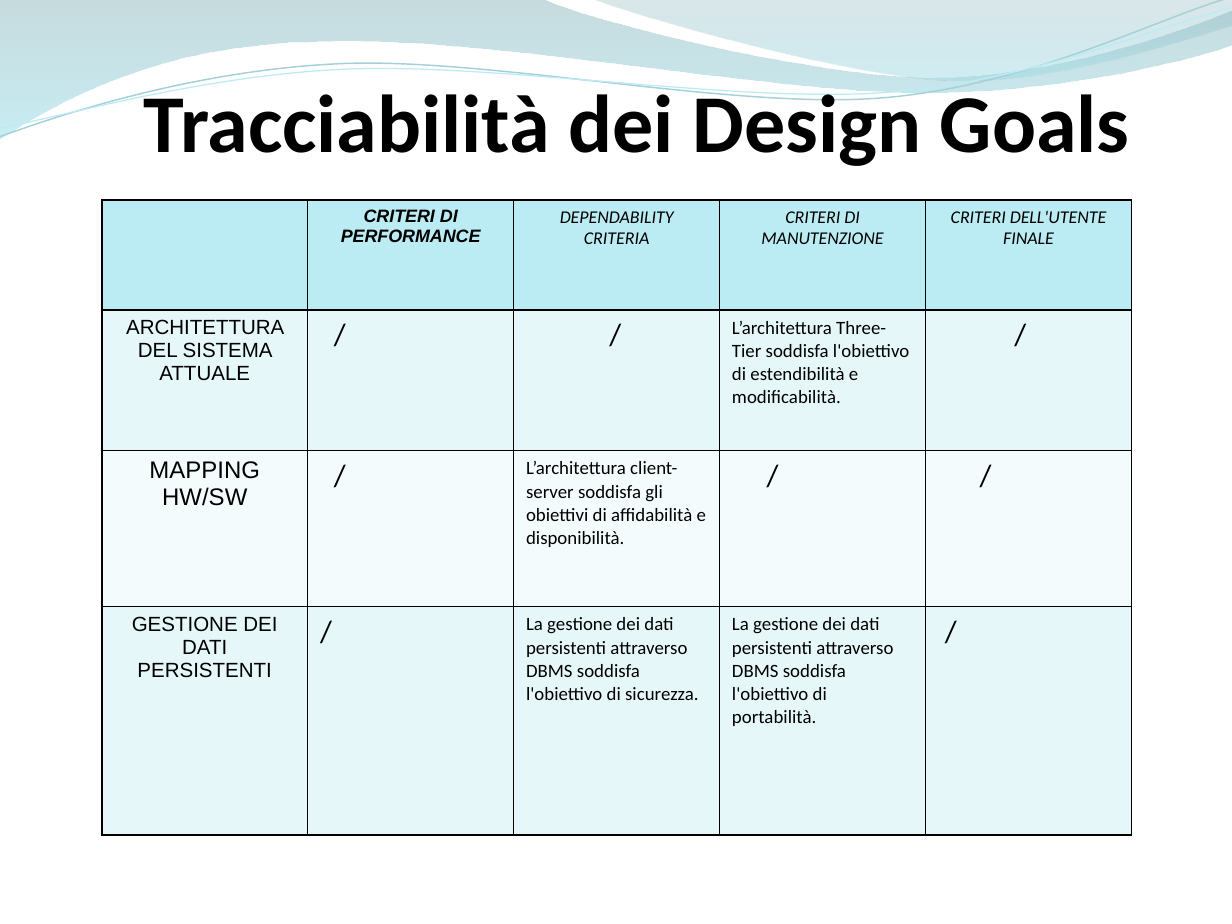
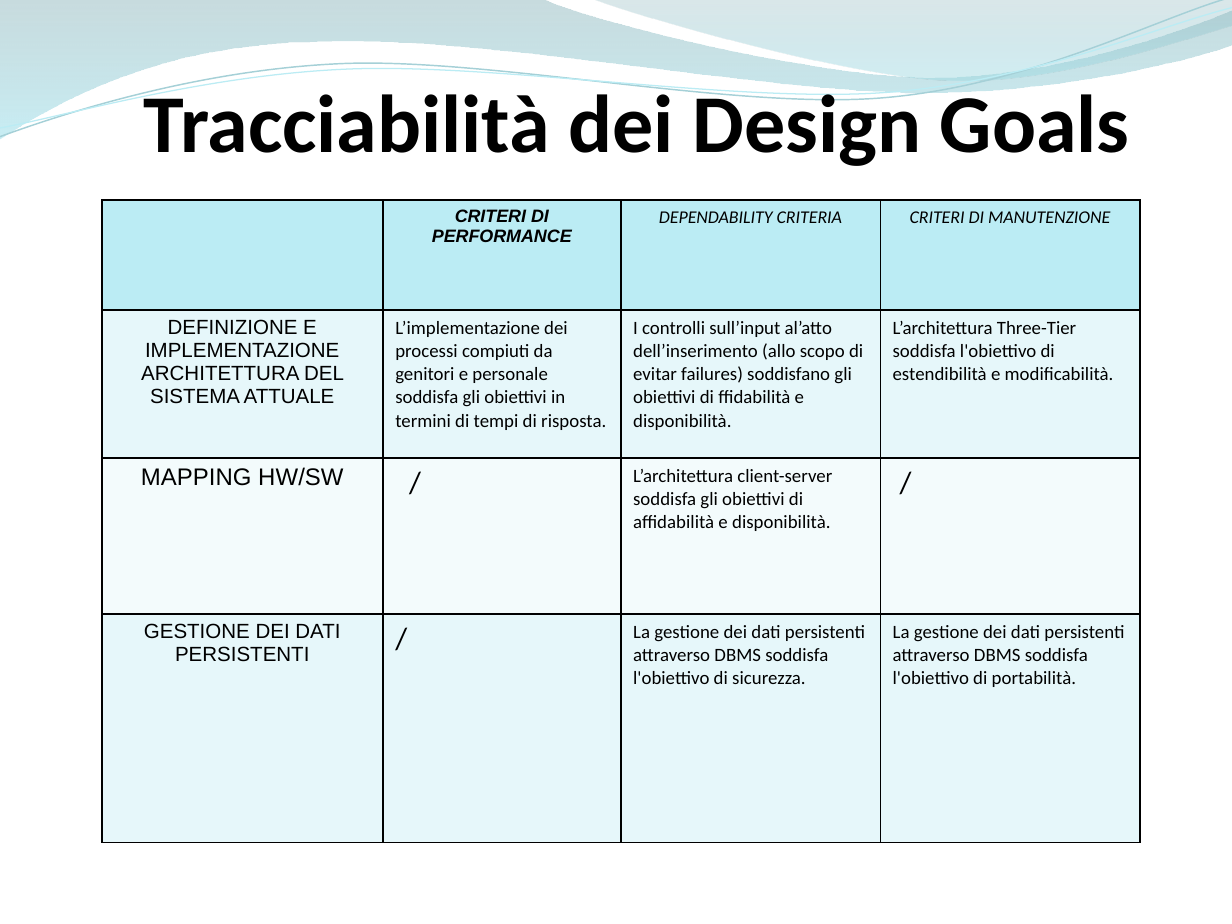
Before and after one commit to ammirate/at-silo, a slide deck: slide 22 of Presentazione/Atsilo1/Micco/Atsilo_A_Micco.pptx. Drawn at 1232x924 pixels with LibreOffice and Linux fonts; fonts in the diff are those of the drawing. Boxes give left, top, right and bottom in pixels: in the first picture for what was removed or moved away, otherwise in the second. Text is boxed around its words. In the diff, an @@ line names an element or a change of style, - is before the commit and + after.

```diff
--- a/Presentazione/Atsilo1/Micco/Atsilo_A_Micco.pptx
+++ b/Presentazione/Atsilo1/Micco/Atsilo_A_Micco.pptx
@@ table at [102,200,1141,841] @@
-column 1, row 2: ARCHITETTURA DEL SISTEMA ATTUALE
+column 1, row 2: DEFINIZIONE E IMPLEMENTAZIONE ARCHITETTURA DEL SISTEMA ATTUALE
-column 2, row 2: /
+column 2, row 2: L’implementazione dei processi compiuti da genitori e personale soddisfa gli obiettivi in termini di tempi di risposta.
-column 3, row 2: /
+column 3, row 2: I controlli sull’input al’atto dell’inserimento (allo scopo di evitar failures) soddisfano gli obiettivi di ffidabilità e disponibilità.
-column 5: CRITERI DELL'UTENTE FINALE | / | / | /
@@ table: place and size @@
-table at [102,200,1131,835]
+table at [102,200,1141,841]
```
Also in this commit, not shown: 1 other slide changed.
